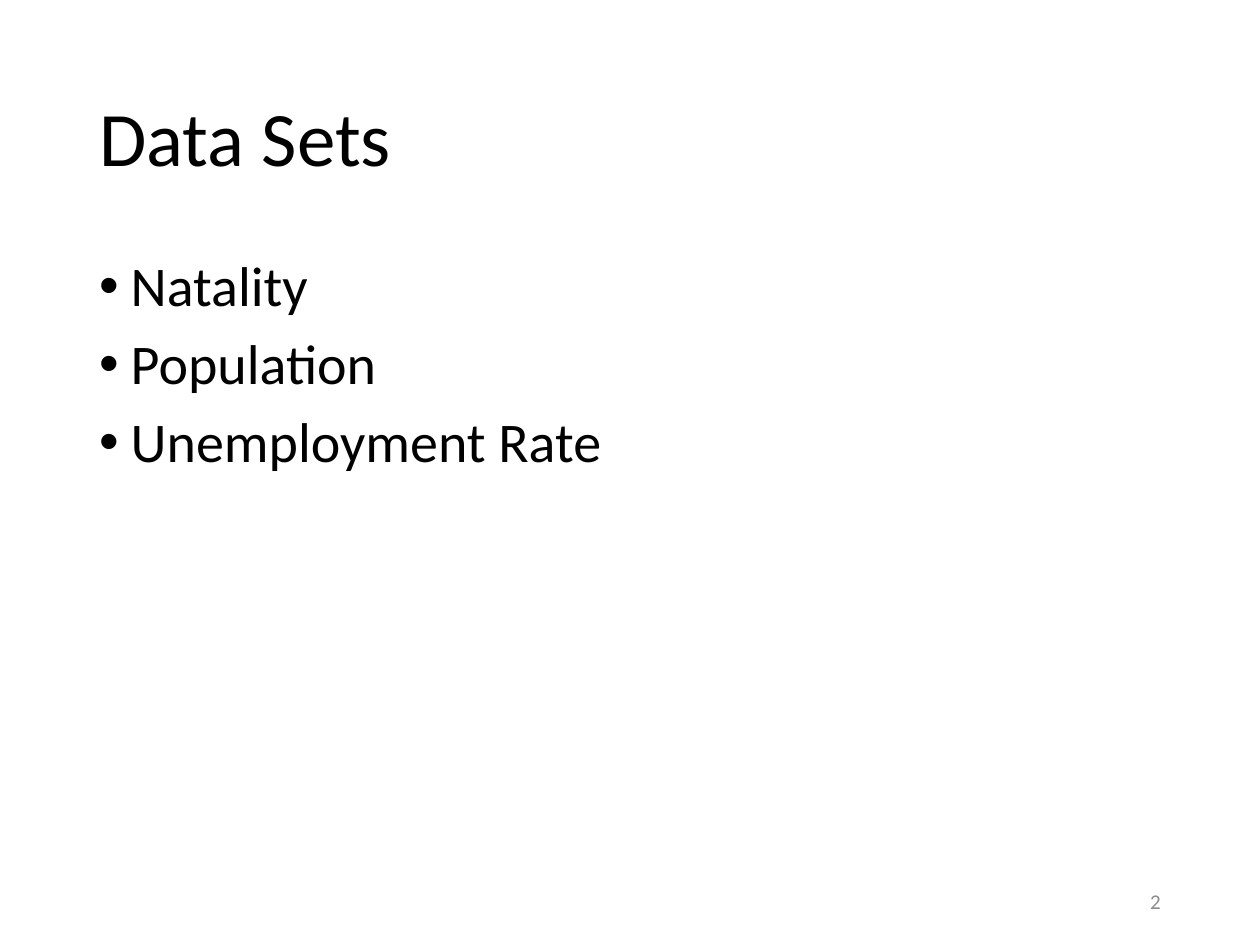
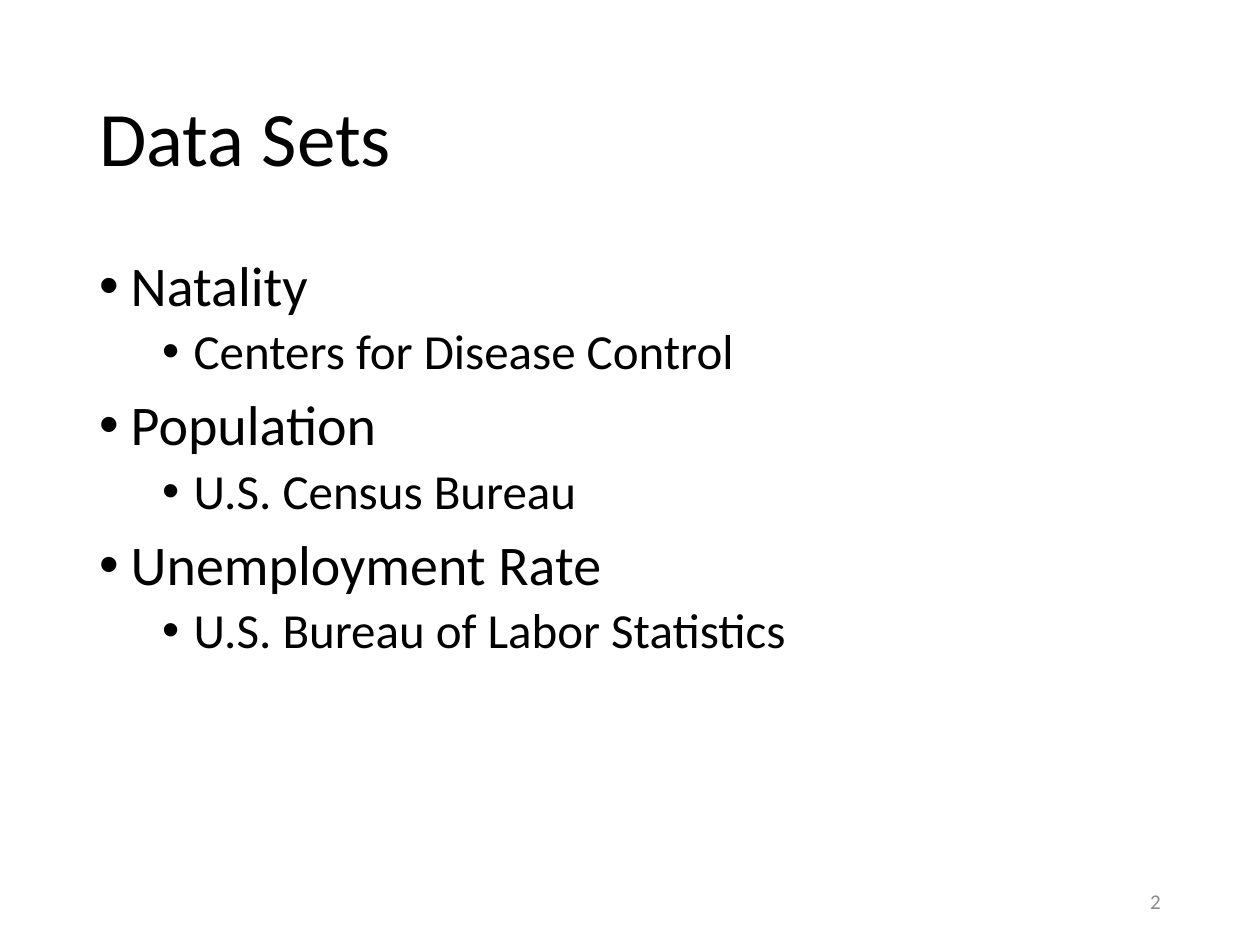
Before and after one commit to dwdii/DataAcqMgmt, a slide deck: slide 2 of FinalProject/FinalProject-Dittenhafer-USBirthsAnalysis.pptx. Drawn at 1260x945 pixels with LibreOffice and Linux fonts; fonts in the diff are those of the drawing; background and template pictures are left out. Boxes give left, top, right and bottom in pixels: in the first picture for what was removed or moved away, otherwise in the second. Text is boxed around its words. In the diff, an @@ line names an element or a change of style, - is before the commit and + after.

Commit message:
final tweaks

```diff
--- a/FinalProject/FinalProject-Dittenhafer-USBirthsAnalysis.pptx
+++ b/FinalProject/FinalProject-Dittenhafer-USBirthsAnalysis.pptx
@@ text at (194,335,734,370): paragraph added @@
+  • Centers for Disease Control
@@ text at (194,477,576,510): paragraph added @@
+  • U.S. Census Bureau
@@ text at (194,614,785,649): paragraph added @@
+  • U.S. Bureau of Labor Statistics
```
Also in this commit, not shown: 1 slide added.
